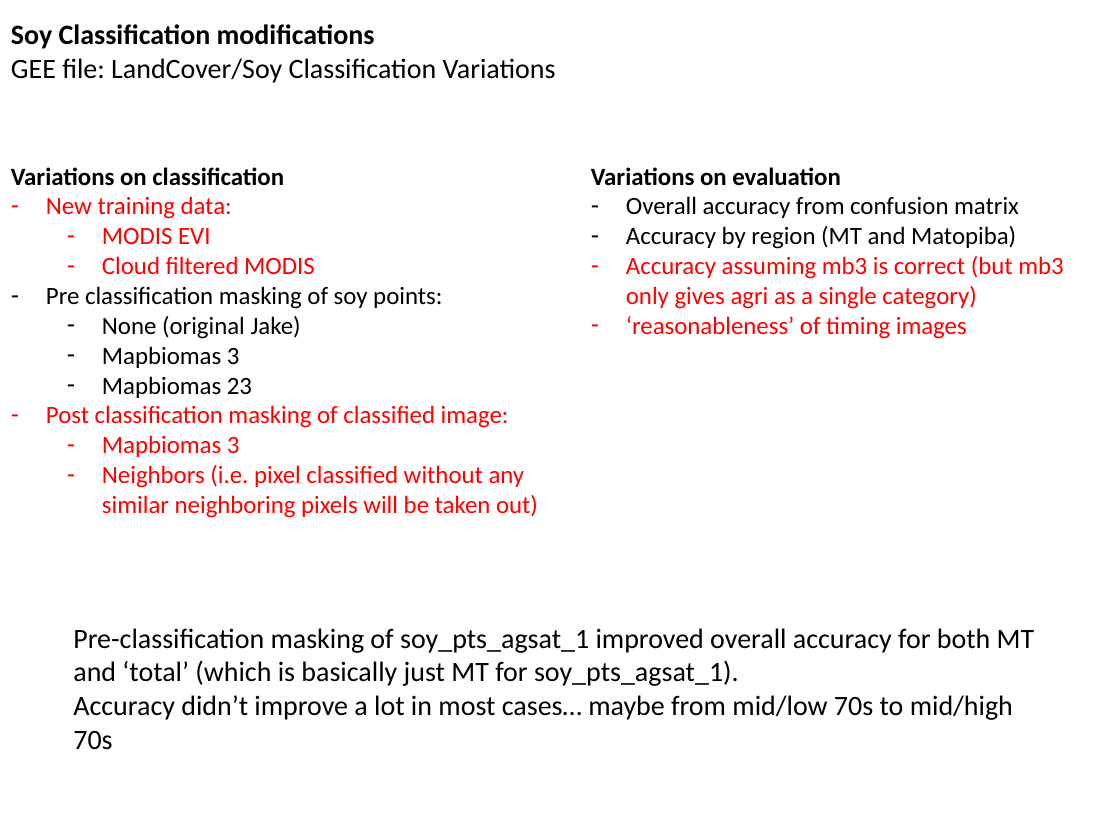
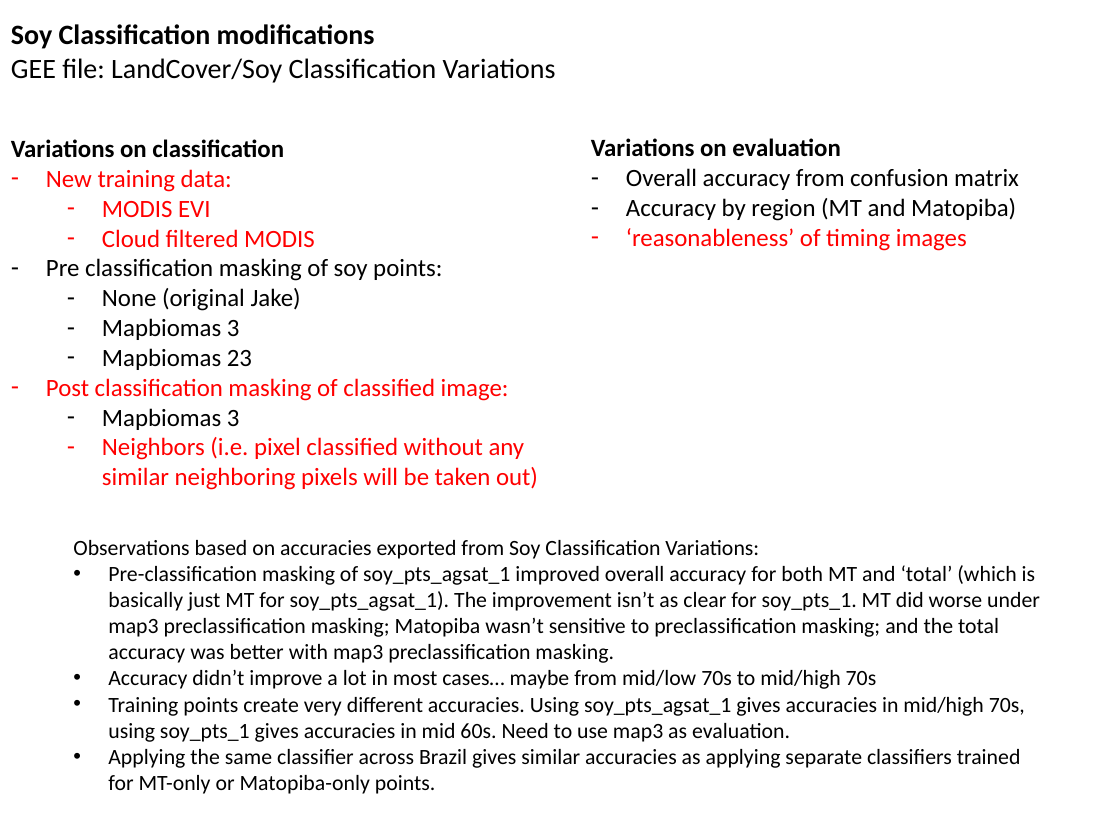
Before and after one commit to minghui-zhang/Meeting, a slide deck: slide 13 of January 19 2019.pptx (slide 7 before the commit). Drawn at 1120x840 pixels with LibreOffice and Linux fonts; fonts in the diff are those of the drawing. Boxes give left, top, right and bottom in pixels: in the first picture for what was removed or moved away, otherwise in the second. Text is boxed around its words. In the diff, an @@ line names an element or a change of style, - is before the commit and + after.

Commit message:
jan 17

```diff
--- a/January 19 2019.pptx
+++ b/January 19 2019.pptx
@@ text "Variations on classification": place and size @@
-text "Variations on classification" at (11,167,538,518)
+text "Variations on classification" at (11,139,538,490)
@@ text "Variations on evaluation": place and size @@
-text "Variations on evaluation" at (591,167,1063,339)
+text "Variations on evaluation" at (591,138,1019,251)
@@ text at (626,256,1063,309): paragraph removed @@
-– Accuracy assuming mb3 is correct (but mb3 only gives agri as a single category)
@@ text at (102,408,240,430): text colour #FF0000 to #000000 in "Mapbiomas 3" @@
@@ text "Observations based on accuracies exported ...": place and size @@
-text "Observations based on accuracies exported ..." at (73,628,1035,750)
+text "Observations based on accuracies exported ..." at (73,540,1040,794)
@@ text at (73,540,1040,663): text changed; size 18 to 14 pt @@
-Pre-classification masking of soy_pts_agsat_1 improved overall accuracy for both MT and ‘total’ (which is basically just MT for soy_pts_agsat_1).
+Observations based on accuracies exported from Soy Classification Variations:
+• Pre-classification masking of soy_pts_agsat_1 improved overall accuracy for both MT and ‘total’ (which is basically just MT for soy_pts_agsat_1). The improvement isn’t as clear for soy_pts_1. MT did worse under map3 preclassification masking; Matopiba wasn’t sensitive to preclassification masking; and the total accuracy was better with map3 preclassification masking.
@@ text at (108,670,877,689): size 18 to 14 pt in "Accuracy didn’t improve a lot in most ..."; bullet none to • @@
@@ text at (108,697,1025,794): paragraphs added @@
+• Training points create very different accuracies. Using soy_pts_agsat_1 gives accuracies in mid/high 70s, using soy_pts_1 gives accuracies in mid 60s. Need to use map3 as evaluation.
+• Applying the same classifier across Brazil gives similar accuracies as applying separate classifiers trained for MT-only or Matopiba-only points.
```
Also in this commit, not shown: 3 other slides changed, 9 slides added, 1 slide removed.
